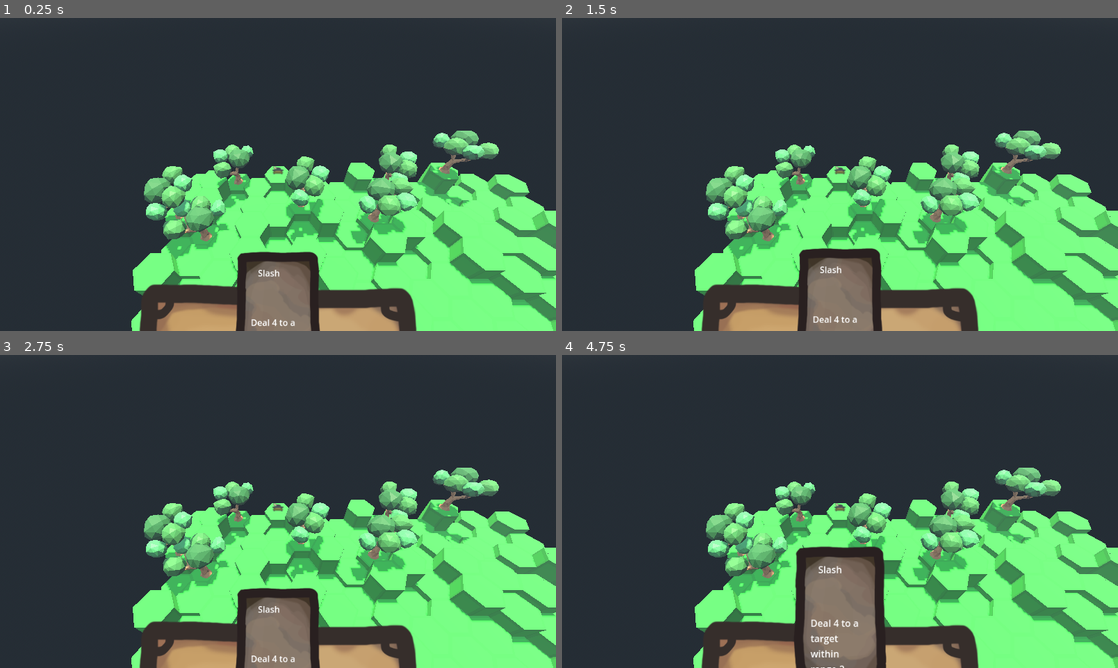
Above: before the commit, frames 1-4 (two rows, left to right).
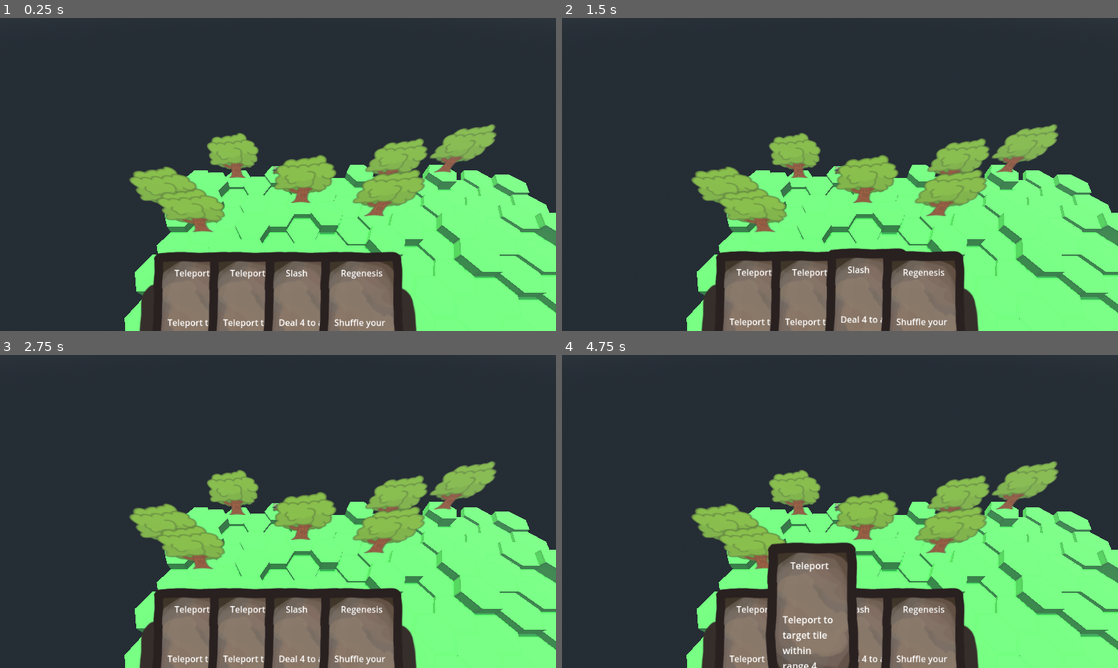
Above: after the commit, the same moments.

Repository: Boyquotes/nomad-realms-expeditions
Game: Godot game, scene res://NREGameContext.tscn
Same seed, same stepped clock (60 frames per second), same inputs: the game is played once before the commit and once after it.
Inputs (mouse positions are in pixels of both pictures, inside the frame that each line leads up to):
- Up to frame 1 (0.25 s): no input
- Up to frame 2 (1.5 s): drag from (840, 136) to (840, 315) at 0.52 s; drag from (728, 190) to (840, 136) at 1.27 s
- Up to frame 3 (2.75 s): tap Enter at 2 s; move the mouse to (333, 442) at 2.02 s; click (333, 442) at 2.1 s
- Up to frame 4 (4.75 s): tap Space at 2.75, 4.25 s; drag from (812, 574) to (840, 489) at 2.77 s; tap Enter at 3.5 s; move the mouse to (1006, 558) at 3.52 s; click (1006, 558) at 3.6 s; drag from (673, 464) to (840, 652) at 4.27 s

The runs differ from the first frame. In frame 1, 22% of the frame differs, in the area x 22-100%, y 34-100%; in frame 2, 22%; in frame 3, 22%; in frame 4, 23%.

Commit message:
Refactor folder hierarchy

Diff:
--- a/NREGameContext.tscn
+++ b/NREGameContext.tscn
@@ -1,14 +1,13 @@
-[gd_scene load_steps=13 format=3 uid="uid://djeg21nkqvaco"]
+[gd_scene load_steps=12 format=3 uid="uid://dvddrb7wicypc"]
 
 [ext_resource type="PackedScene" path="res://GameVisuals/GameVisuals.tscn" id="1"]
 [ext_resource type="Script" path="res://GameInput.gd" id="2"]
-[ext_resource type="Script" path="res://Scenes/Actors/GameLogic/NREGameLogic.gd" id="3"]
+[ext_resource type="Script" path="res://Scenes/GameLogic/NREGameLogic.gd" id="2_diqnx"]
 [ext_resource type="Script" path="res://CameraPivot.gd" id="4"]
 [ext_resource type="PackedScene" uid="uid://cbgwjkw8ydunf" path="res://Scenes/UI/UICardDashboard.tscn" id="5"]
 [ext_resource type="PackedScene" uid="uid://dv04weg4eqxb0" path="res://Scenes/Map/WorldMap.tscn" id="6"]
-[ext_resource type="PackedScene" uid="uid://b3bcbe2yfaw0e" path="res://Scenes/Actors/Nomad.tscn" id="7"]
+[ext_resource type="PackedScene" uid="uid://drglmfxxc6dk8" path="res://Scenes/Model/GameObject/Nomad.tscn" id="7"]
 [ext_resource type="Script" path="res://NREGameContext.gd" id="8"]
-[ext_resource type="PackedScene" uid="uid://gl20opyp7t4x" path="res://Scenes/Actors/TreeActor.tscn" id="9"]
 
 [sub_resource type="ProceduralSkyMaterial" id="ProceduralSkyMaterial_ltiu1"]
 sky_top_color = Color(0.647059, 0.839216, 0.945098, 1)
@@ -28,7 +27,7 @@
 script = ExtResource("8")
 
 [node name="NREGameLogic" type="Node" parent="."]
-script = ExtResource("3")
+script = ExtResource("2_diqnx")
 
 [node name="GameVisuals" parent="." instance=ExtResource("1")]
 
@@ -42,7 +41,6 @@
 [node name="Nomad" parent="Actors" instance=ExtResource("7")]
 
 [node name="WorldMap" parent="." instance=ExtResource("6")]
-tree_scene = ExtResource("9")
 
 [node name="CameraPivot" type="Marker3D" parent="."]
 script = ExtResource("4")
--- a/Scenes/Map/Tile.gd
+++ b/Scenes/Map/Tile.gd
@@ -5,7 +5,7 @@
 @export var default_material: Material
 
 const TILE_MAX_HEIGHT: = 5
-const TILE_HEIGHT_SCALE: = 0.4
+const TILE_HEIGHT_SCALE: = 0.2
 
 var coordinates: Vector2
 var height: int
--- a/Scenes/Map/WorldMap.tscn
+++ b/Scenes/Map/WorldMap.tscn
@@ -1,8 +1,10 @@
-[gd_scene load_steps=3 format=3 uid="uid://dv04weg4eqxb0"]
+[gd_scene load_steps=4 format=3 uid="uid://dv04weg4eqxb0"]
 
 [ext_resource type="PackedScene" uid="uid://bfvu2m3pd7ohw" path="res://Scenes/Map/Tile.tscn" id="1"]
 [ext_resource type="Script" path="res://Scenes/Map/WorldMap.gd" id="2"]
+[ext_resource type="PackedScene" uid="uid://6aq20kjxy5i5" path="res://Scenes/Model/GameObject/TreeActor.tscn" id="3_ocste"]
 
 [node name="WorldMap" type="Node3D"]
 script = ExtResource("2")
 tile_scene = ExtResource("1")
+tree_scene = ExtResource("3_ocste")
--- a/Scenes/Model/Card/Expression/CardExpression.gd
+++ b/Scenes/Model/Card/Expression/CardExpression.gd
@@ -1,5 +1,5 @@
 extends Object
 class_name CardExpression
 
-func handle(playerId: int, targetId: int, state: GameState):
+func handle(_playerId: int, _targetId: int, _state: GameState):
 	pass
--- a/Scenes/Model/Card/GameCards.gd
+++ b/Scenes/Model/Card/GameCards.gd
@@ -5,6 +5,9 @@
 
 # CardEffect constructor:
 # target_type: int, target_predicate: Callable, expression: CardExpression
+var TELEPORT: = GameCard.new("Teleport", 1, \
+	"Teleport to target tile within range 4", BASIC, \
+	CardEffect.new(0b0001, null, null))
 var REGENESIS: = GameCard.new("Regenesis", 10, \
 	"Shuffle your discard into your deck", BASIC, \
 	CardEffect.new(0b0000, null, null))
--- a/Scenes/Actors/Nomad.gd
+++ b/Scenes/Model/GameObject/Nomad.gd
@@ -5,7 +5,7 @@
 
 # Called when the node enters the scene tree for the first time.
 func _ready() -> void:
-	card_dashboard.hand = [GameCards.SLASH]
+	card_dashboard.hand = [GameCards.TELEPORT, GameCards.TELEPORT, GameCards.SLASH, GameCards.REGENESIS]
 #	card_dashboard.hand = ["Test card 1"]
 
 func update() -> void:
--- a/Scenes/Actors/Nomad.tscn
+++ b/Scenes/Model/GameObject/Nomad.tscn
@@ -1,16 +1,16 @@
-[gd_scene load_steps=6 format=3 uid="uid://b3bcbe2yfaw0e"]
+[gd_scene load_steps=6 format=3 uid="uid://drglmfxxc6dk8"]
 
-[ext_resource type="Script" path="res://Scenes/Actors/CameraTargetPivot.gd" id="1"]
-[ext_resource type="Script" path="res://Scenes/Actors/Nomad.gd" id="2"]
+[ext_resource type="Script" path="res://Scenes/Model/GameObject/Nomad.gd" id="1_d38if"]
 [ext_resource type="PackedScene" uid="uid://c3suk2hxxxjkv" path="res://Scenes/UI/WorldCard.tscn" id="3"]
 [ext_resource type="Texture2D" uid="uid://2ofu0um3h82q" path="res://Assets/2D/jary.png" id="4"]
+[ext_resource type="Script" path="res://Scenes/Model/GameObject/CameraTargetPivot.gd" id="4_1wdfx"]
 
 [sub_resource type="CapsuleShape3D" id="1"]
 radius = 0.05
 height = 0.1
 
 [node name="Nomad" type="Node3D" groups=["actors"]]
-script = ExtResource("2")
+script = ExtResource("1_d38if")
 card_scene = ExtResource("3")
 
 [node name="MeshPivot" type="Marker3D" parent="."]
@@ -22,7 +22,7 @@
 
 [node name="CameraTargetPivot" type="Marker3D" parent="."]
 transform = Transform3D(1, 0, 0, 0, 0.707107, 0.707107, 0, -0.707107, 0.707107, 0, 0, 0)
-script = ExtResource("1")
+script = ExtResource("4_1wdfx")
 
 [node name="CameraTarget" type="Marker3D" parent="CameraTargetPivot"]
 transform = Transform3D(1, 0, 0, 0, 1, 0, 0, 0, 1, 0, 0, 15)
--- a/Scenes/Actors/TreeActor.tscn
+++ b/Scenes/Model/GameObject/TreeActor.tscn
@@ -1,17 +1,20 @@
-[gd_scene load_steps=4 format=3 uid="uid://gl20opyp7t4x"]
+[gd_scene load_steps=4 format=3 uid="uid://6aq20kjxy5i5"]
 
-[ext_resource type="Script" path="res://Scenes/Actors/TreeActor.gd" id="2"]
-[ext_resource type="PackedScene" uid="uid://iotieh472oay" path="res://Assets/3D/tree.glb" id="2_874gp"]
+[ext_resource type="Script" path="res://Scenes/Model/GameObject/TreeActor.gd" id="1_qkqfq"]
+[ext_resource type="Texture2D" uid="uid://htk8s074rim2" path="res://Assets/2D/tree.png" id="2_31wxm"]
 
 [sub_resource type="ConcavePolygonShape3D" id="ConcavePolygonShape3D_1ve6r"]
 
 [node name="TreeActor" type="Node3D"]
-script = ExtResource("2")
+script = ExtResource("1_qkqfq")
 
 [node name="MeshPivot" type="Node3D" parent="."]
 
-[node name="tree" parent="MeshPivot" instance=ExtResource("2_874gp")]
-transform = Transform3D(0.5, 0, 0, 0, 0.5, 0, 0, 0, 0.5, 0, 0, 0)
+[node name="Sprite3D" type="Sprite3D" parent="MeshPivot"]
+transform = Transform3D(0.1, 0, 0, 0, 0.1, 0, 0, 0, 0.1, 0, 2, 0)
+billboard = 2
+double_sided = false
+texture = ExtResource("2_31wxm")
 
 [node name="CollisionArea" type="Area3D" parent="."]
 collision_layer = 8
--- a/Scenes/Model/GameState.gd
+++ b/Scenes/Model/GameState.gd
@@ -1,2 +1,14 @@
 extends Object
 class_name GameState
+
+var cards: = {}
+var actors: = {}
+
+var chains: Array[Array] = []
+
+# The below are transient (not serialized)
+var card_players: = {}
+var chunk_to_actors: = {}
+
+func add(actor: Actor):
+	actors[actor.id] = actor
--- a/project.godot
+++ b/project.godot
@@ -12,7 +12,7 @@
 "base": "Node3D",
 "class": &"Actor",
 "language": &"GDScript",
-"path": "res://Scenes/Actors/Actor.gd"
+"path": "res://Scenes/Model/GameObject/Actor.gd"
 }, {
 "base": "Object",
 "class": &"CardDashboard",
@@ -32,12 +32,12 @@
 "base": "Actor",
 "class": &"CardPlayer",
 "language": &"GDScript",
-"path": "res://Scenes/Actors/CardPlayer.gd"
+"path": "res://Scenes/Model/GameObject/CardPlayer.gd"
 }, {
 "base": "Object",
 "class": &"ContextQueues",
 "language": &"GDScript",
-"path": "res://Scenes/Actors/GameLogic/ContextQueues.gd"
+"path": "res://Scenes/GameLogic/ContextQueues.gd"
 }, {
 "base": "Object",
 "class": &"GameCard",
@@ -57,12 +57,12 @@
 "base": "Node",
 "class": &"GameLogic",
 "language": &"GDScript",
-"path": "res://Scenes/Actors/GameLogic/GameLogic.gd"
+"path": "res://Scenes/GameLogic/GameLogic.gd"
 }, {
 "base": "Object",
 "class": &"GameLogicTimer",
 "language": &"GDScript",
-"path": "res://Scenes/Actors/GameLogic/GameLogicTimer.gd"
+"path": "res://Scenes/GameLogic/GameLogicTimer.gd"
 }, {
 "base": "Object",
 "class": &"GameState",
@@ -87,12 +87,12 @@
 "base": "GameLogic",
 "class": &"NREGameLogic",
 "language": &"GDScript",
-"path": "res://Scenes/Actors/GameLogic/NREGameLogic.gd"
+"path": "res://Scenes/GameLogic/NREGameLogic.gd"
 }, {
 "base": "CardPlayer",
 "class": &"Nomad",
 "language": &"GDScript",
-"path": "res://Scenes/Actors/Nomad.gd"
+"path": "res://Scenes/Model/GameObject/Nomad.gd"
 }, {
 "base": "Node3D",
 "class": &"Tile",
@@ -102,7 +102,7 @@
 "base": "Actor",
 "class": &"TreeActor",
 "language": &"GDScript",
-"path": "res://Scenes/Actors/TreeActor.gd"
+"path": "res://Scenes/Model/GameObject/TreeActor.gd"
 }, {
 "base": "Node2D",
 "class": &"UICardDashBoard",
Renamed: Scenes/Actors/GameLogic/ContextQueues.gd -> Scenes/GameLogic/ContextQueues.gd
Renamed: Scenes/Actors/GameLogic/GameLogic.gd -> Scenes/GameLogic/GameLogic.gd
Renamed: Scenes/Actors/GameLogic/GameLogicTimer.gd -> Scenes/GameLogic/GameLogicTimer.gd
Renamed: Scenes/Actors/GameLogic/NREGameLogic.gd -> Scenes/GameLogic/NREGameLogic.gd
Renamed: Scenes/Actors/Actor.gd -> Scenes/Model/GameObject/Actor.gd
Renamed: Scenes/Actors/CameraTargetPivot.gd -> Scenes/Model/GameObject/CameraTargetPivot.gd
Renamed: Scenes/Actors/CardPlayer.gd -> Scenes/Model/GameObject/CardPlayer.gd
Renamed: Scenes/Actors/TreeActor.gd -> Scenes/Model/GameObject/TreeActor.gd
Not shown, added: Scenes/Model/GameObject/Nomad.tscn.depren
